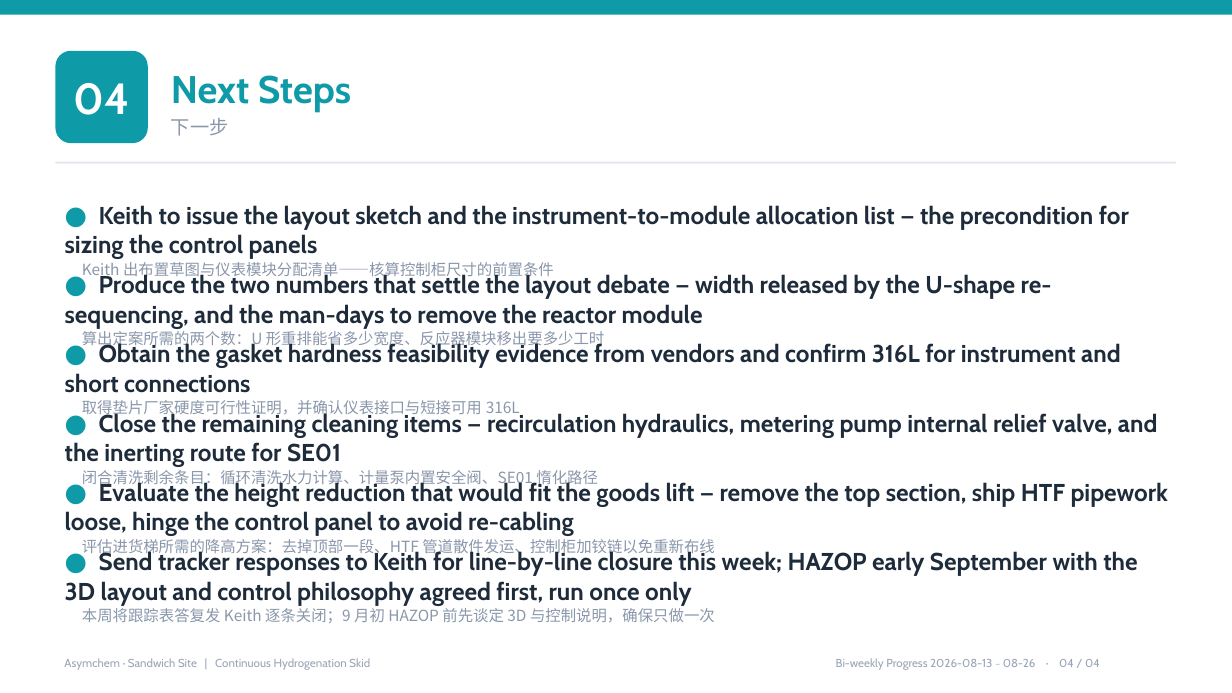
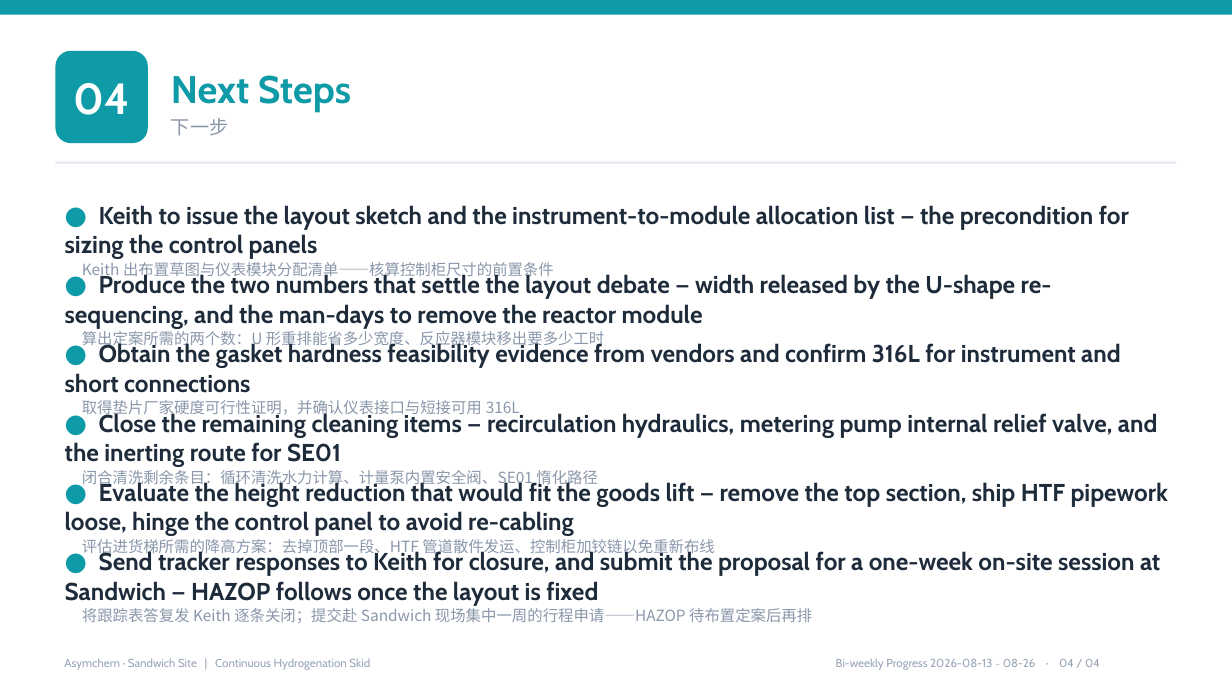
Before and after one commit to peterli0913/FlowHydro, a slide deck: slide 4 of Progress_Report_0826.pptx. Drawn at 1232x693 pixels with LibreOffice and Linux fonts; fonts in the diff are those of the drawing. Boxes give left, top, right and bottom in pixels: in the first picture for what was removed or moved away, otherwise in the second. Text is boxed around its words. In the diff, an @@ line names an element or a change of style, - is before the commit and + after.

```diff
--- a/Progress_Report_0826.pptx
+++ b/Progress_Report_0826.pptx
@@ text at <box>65,550,1160,623</box>: text changed @@
-● Send tracker responses to Keith for line-by-line closure this week; HAZOP early September with the 3D layout and control philosophy agreed first, run once only
-本周将跟踪表答复发 Keith 逐条关闭；9 月初 HAZOP 前先谈定 3D 与控制说明，确保只做一次
+● Send tracker responses to Keith for closure, and submit the proposal for a one-week on-site session at Sandwich — HAZOP follows once the layout is fixed
+将跟踪表答复发 Keith 逐条关闭；提交赴 Sandwich 现场集中一周的行程申请——HAZOP 待布置定案后再排
```
Also in this commit, not shown: 1 other slide changed, 3 other files.
